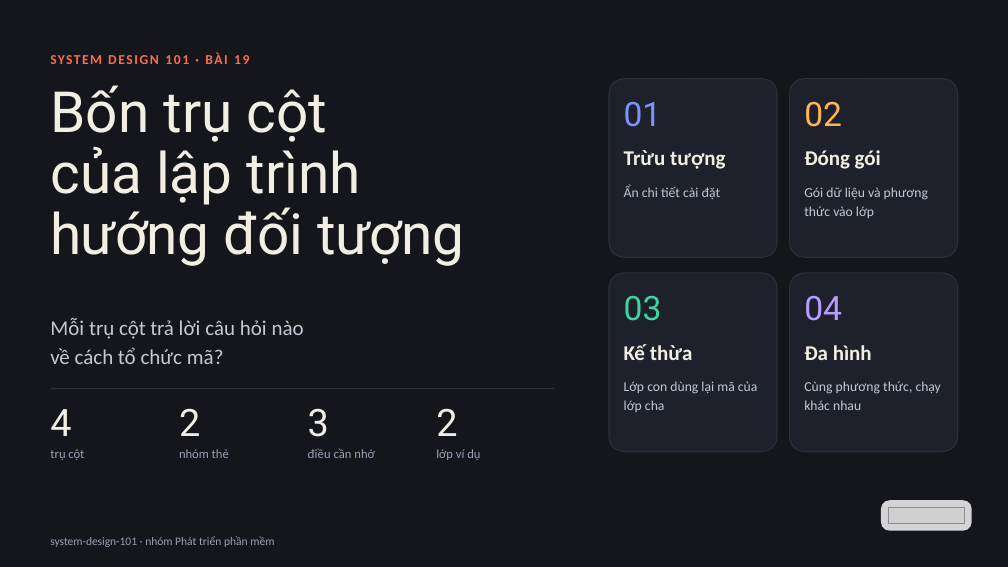
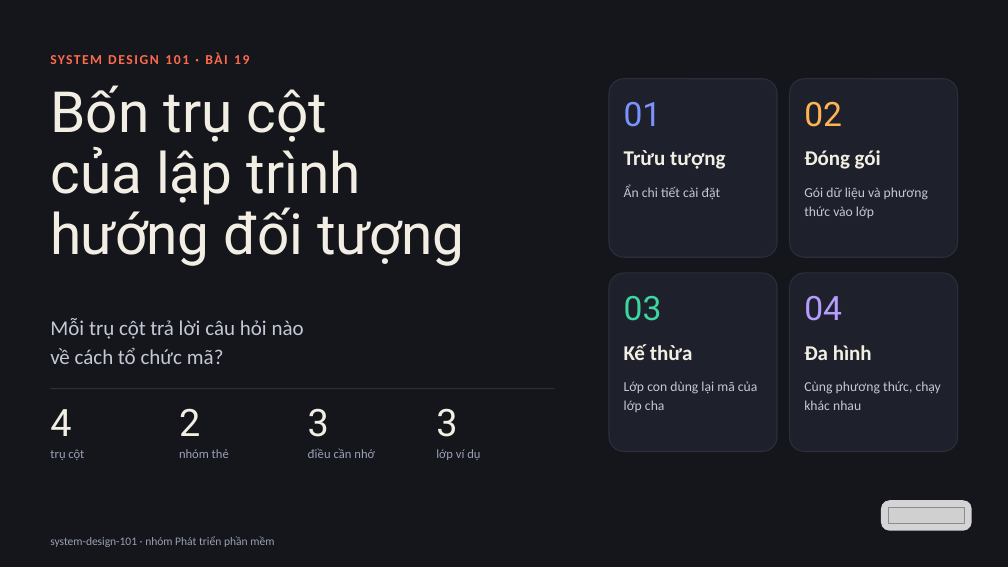
Before and after one commit to vohoailinh90/tool-marketing-studio, a slide deck: slide 1 of system-design-101/vi/lessons/sd-10-019/slides/sd-10-019.pptx. Drawn at 1008x567 pixels with LibreOffice and Linux fonts; fonts in the diff are those of the drawing; grey boxes stand for pictures. Boxes give left, top, right and bottom in pixels: in the first picture for what was removed or moved away, otherwise in the second. Text is boxed around its words. In the diff, an @@ line names an element or a change of style, - is before the commit and + after.

```diff
--- a/system-design-101/vi/lessons/sd-10-019/slides/sd-10-019.pptx
+++ b/system-design-101/vi/lessons/sd-10-019/slides/sd-10-019.pptx
@@ text at (436, 408, 457, 437): text changed @@
-2
+3
```
Also in this commit, not shown: 8 other slides changed, 4 other files.
